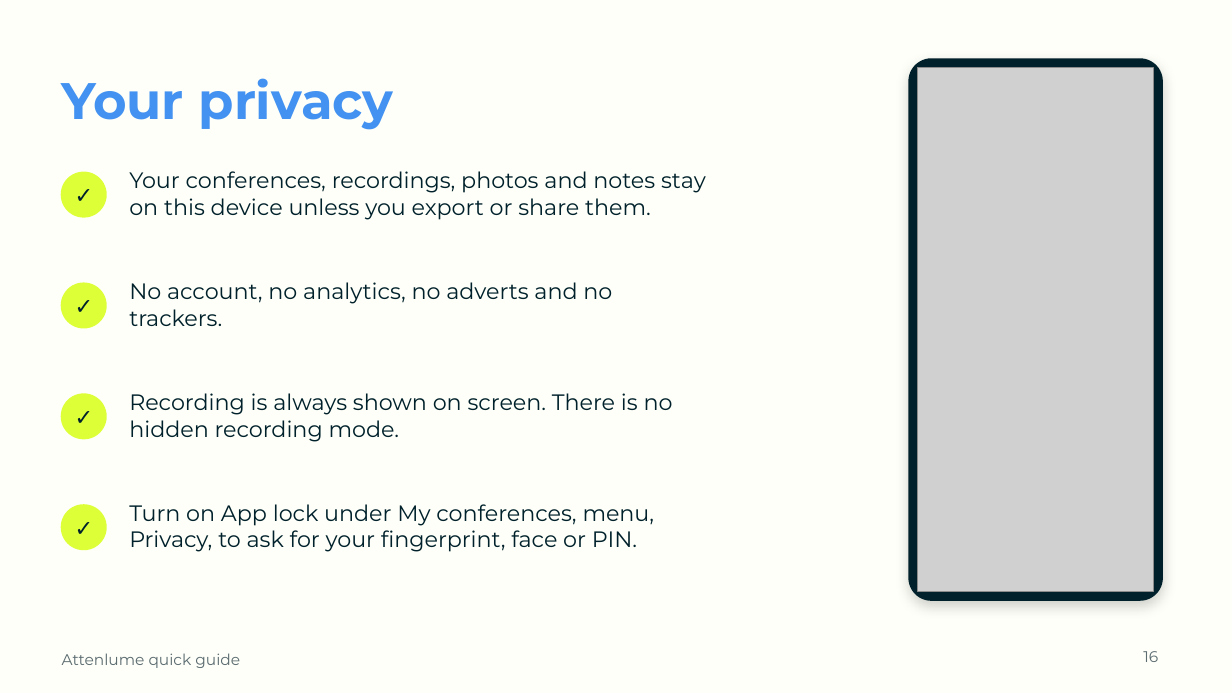
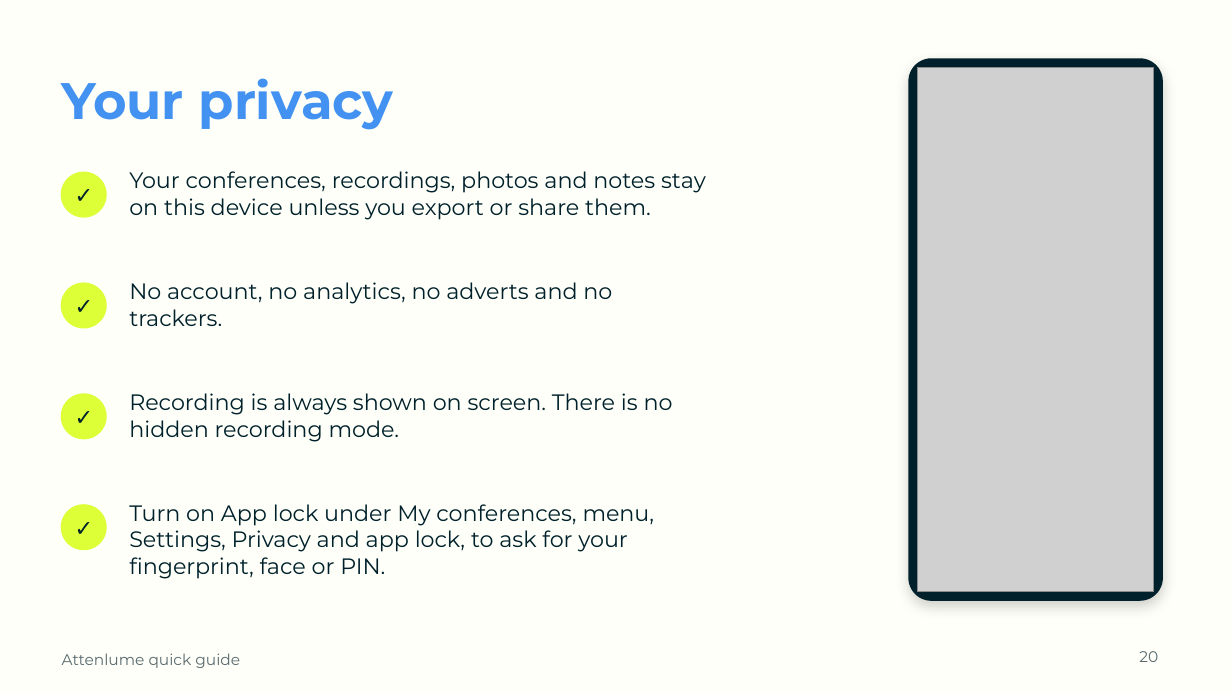
Before and after one commit to SamsonOluwaseun/attenlume, a slide deck: slide 20 of docs/user-guide/Attenlume-Quick-Guide.pptx (slide 16 before the commit). Drawn at 1232x693 pixels with LibreOffice and Linux fonts; fonts in the diff are those of the drawing; grey boxes stand for pictures. Boxes give left, top, right and bottom in pixels: in the first picture for what was removed or moved away, otherwise in the second. Text is boxed around its words. In the diff, an @@ line names an element or a change of style, - is before the commit and + after.

```diff
--- a/docs/user-guide/Attenlume-Quick-Guide.pptx
+++ b/docs/user-guide/Attenlume-Quick-Guide.pptx
@@ text at (x1=129, y1=504, x2=655, y2=579): text changed @@
-Turn on App lock under My conferences, menu, Privacy, to ask for your fingerprint, face or PIN.
+Turn on App lock under My conferences, menu, Settings, Privacy and app lock, to ask for your fingerprint, face or PIN.
@@ page number at (x1=1139, y1=651, x2=1158, y2=662): text changed @@
-16
+20
```
Also in this commit, not shown: 6 other slides changed, 4 slides added, 9 other files.
